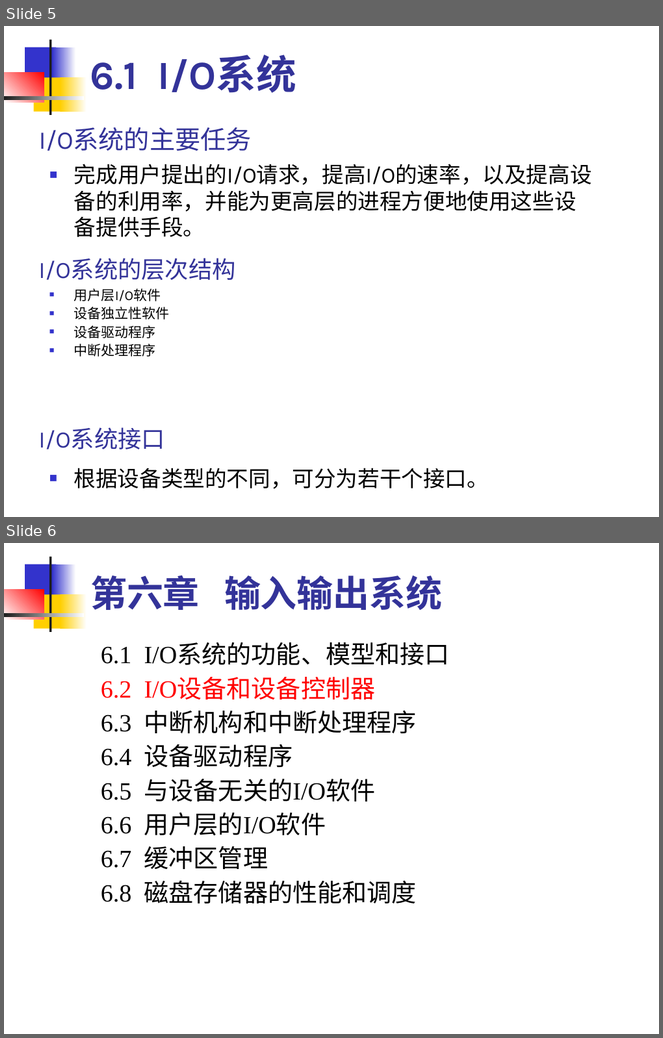
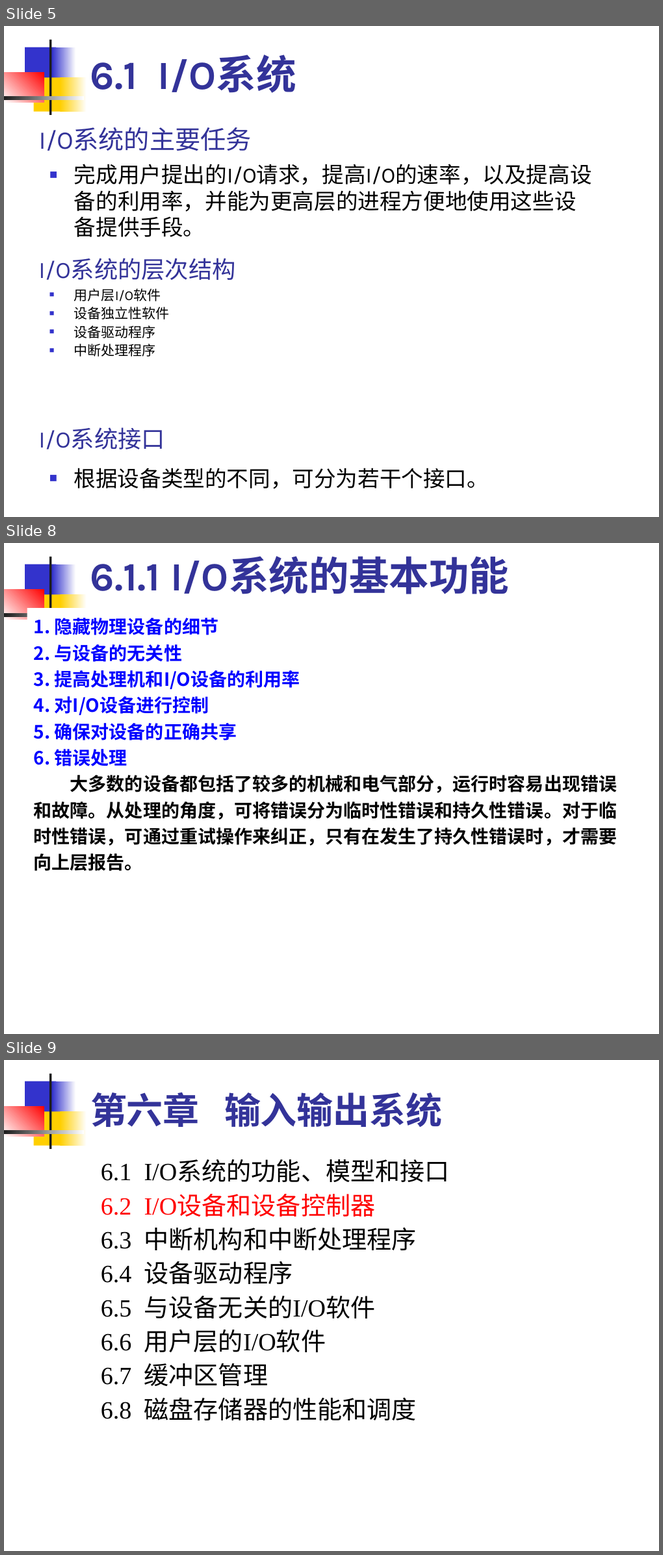
Before and after one commit to edu2act/course-OS, a slide deck: materials/slides/OS_Chap 6.ppt. Shown one above the other, each under a label of ours: slides 5 and 6 before the commit, slides 5, 8 and 9 after it; the slides between them are not shown. The pictures are 663x1038 and 663x1555 pixels, drawn with LibreOffice and Linux fonts; fonts in the diff are those of the drawing. Boxes give left, top, right and bottom in pixels: in the first picture for what was removed or moved away, otherwise in the second. Text is boxed around its words. In the diff, an @@ line names an element or a change of style, - is before the commit and + after.

```diff
--- a/materials/slides/OS_Chap 6.ppt
+++ b/materials/slides/OS_Chap 6.ppt
@@ slide 8 added at bbox=[4, 543, 659, 1034], background #FFFFFF; not listed: 7 template elements that a slide beside it also shows @@
@@ text added at bbox=[90, 556, 509, 594], 44 pt, text #333399, bold @@
+6.1.1 I/O系统的基本功能
@@ text added at bbox=[34, 618, 617, 871], 20 pt, text #000000, bold @@
+1. 隐藏物理设备的细节
+2. 与设备的无关性
+3. 提高处理机和I/O设备的利用率
+4. 对I/O设备进行控制
+5. 确保对设备的正确共享
+6. 错误处理
+大多数的设备都包括了较多的机械和电气部分，运行时容易出现错误和故障。从处理的角度，可将错误分为临时性错误和持久性错误。对于临时性错误，可通过重试操作来纠正，只有在发生了持久性错误时，才需要向上层报告。
@@ what was slide 6 is now slide 9 @@
```
Also in this commit, not shown: 1 slide changed, 3 other slides added, 3 other files.
